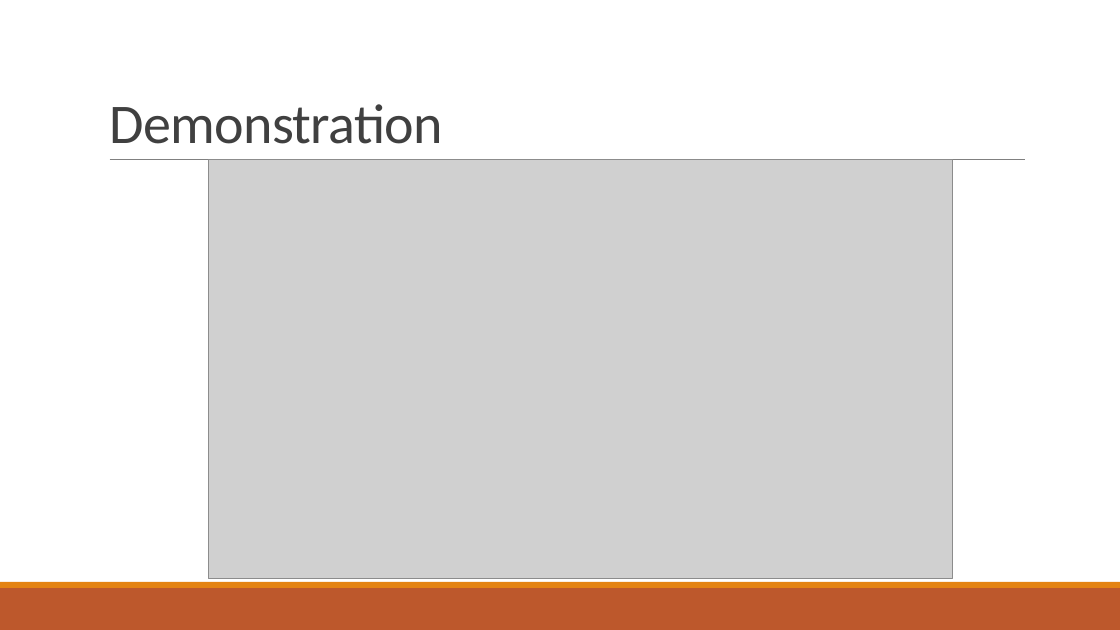
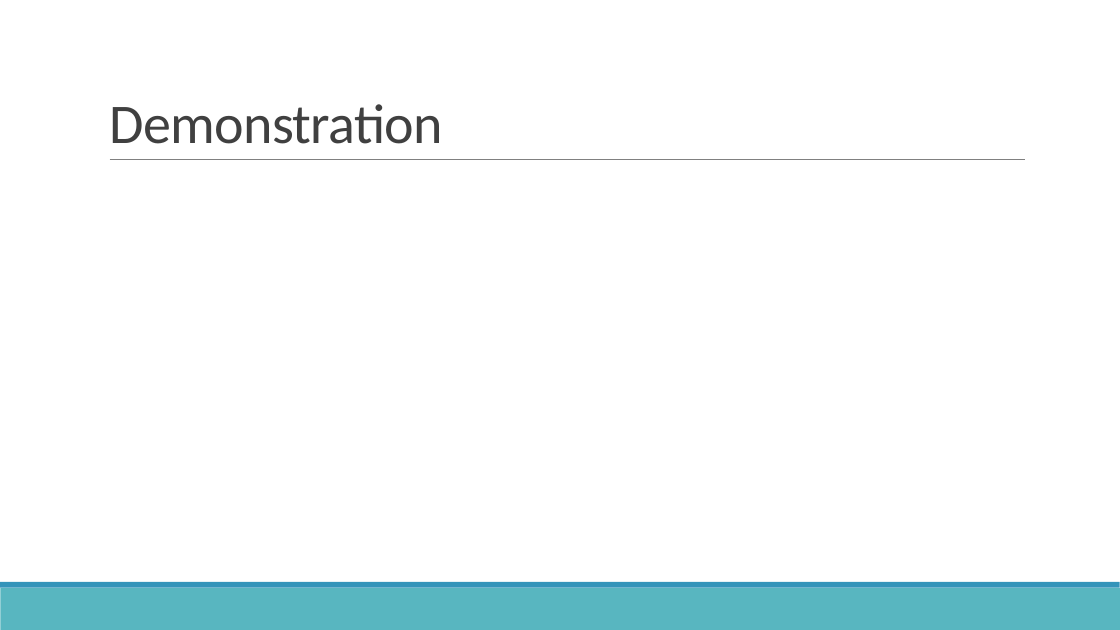
Before and after one commit to zeroregard/Automatic-Sonography, a slide deck: slide 14 of Præsentation_Eksamen.pptx. Drawn at 1120x630 pixels with LibreOffice and Linux fonts; fonts in the diff are those of the drawing; grey boxes stand for pictures; background and template pictures are left out. Boxes give left, top, right and bottom in pixels: in the first picture for what was removed or moved away, otherwise in the second. Text is boxed around its words. In the diff, an @@ line names an element or a change of style, - is before the commit and + after.

```diff
--- a/Præsentation_Eksamen.pptx
+++ b/Præsentation_Eksamen.pptx
@@ picture removed at [208, 160, 953, 578] @@
@@ rectangle at [0, 588, 1120, 630]: fill #BD582C to #58B6C0 @@
@@ rectangle at [0, 582, 1120, 588]: fill #E48312 to #3494BA @@
```
Also in this commit, not shown: 13 other slides changed.
